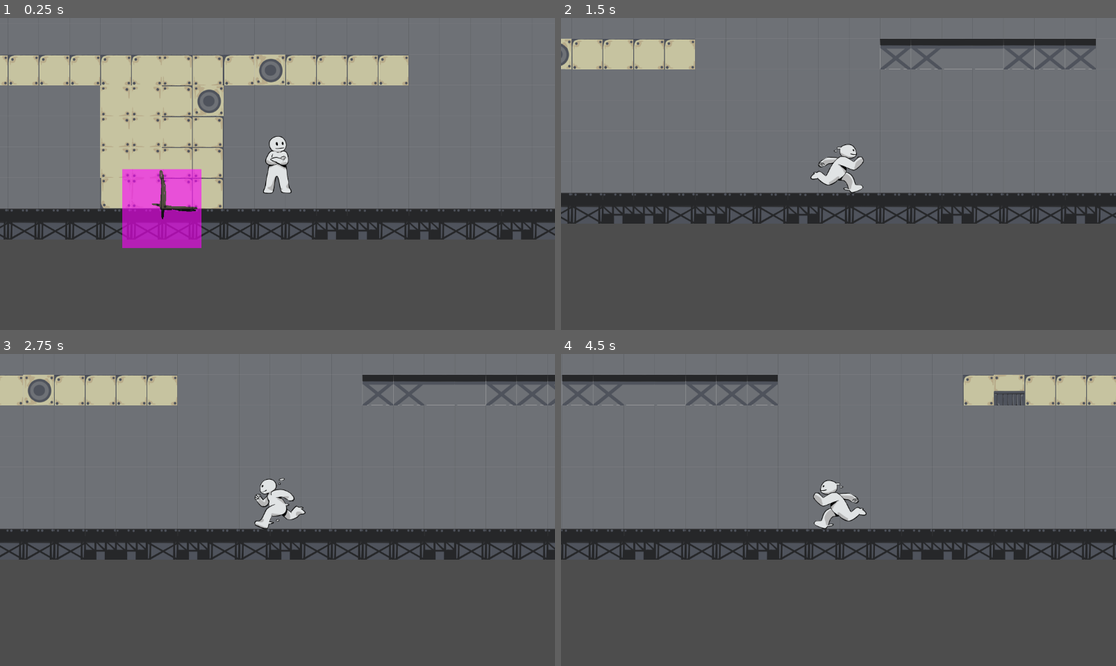
Above: before the commit, frames 1-4 (two rows, left to right).
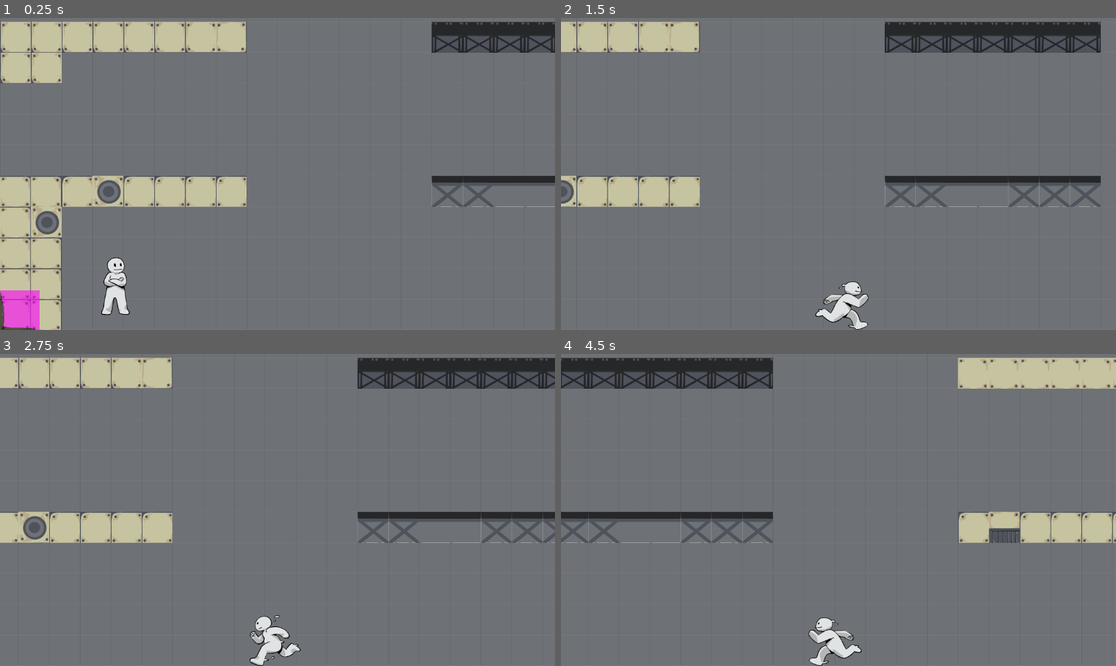
Above: after the commit, the same moments.

Repository: ZBC95/GMTK-2025-zoes-repository
Game: Godot game, scene res://game.tscn
The game is run twice, just before and just after one commit, with the same random seed, the same clock (stepped at 60 frames per second) and the same inputs.
Inputs:
- Up to frame 1 (0.25 s): no input
- Up to frame 2 (1.5 s): hold D (Right) from 0.53 s (still down); tap W (Jump) at 0.77 s
- Up to frame 3 (2.75 s): tap W (Jump) at 1.52 s; release D (Right) at 2.03 s; hold A (Left) from 2.03 s (still down)
- Up to frame 4 (4.5 s): release A (Left) at 2.78 s; hold D (Right) 2.78-4.28 s; tap W (Jump) at 3.02, 3.77 s; hold A (Left) from 4.28 s (still down)

The runs differ from the first frame. In frame 1, 63% of the frame differs, in the area x 0-100%, y 1-100%; in frame 2, 54%; in frame 3, 55%; in frame 4, 54%.

Commit message:
update camera atempt 2

Diff:
--- /dev/null
+++ b/camera_2d.gd
@@ -0,0 +1,27 @@
+extends Camera2D
+
+@onready var player = get_node("../Player")
+@onready var loop = get_node("../Level/Looping_Componenet")
+
+func _ready() -> void:
+	SignalBus.player_looped.connect(_on_player_looped)
+	limit_left = loop.bl_x*64
+	position_camera()
+
+
+
+func _physics_process(delta: float) -> void:
+	position_camera()
+
+
+func _on_player_looped(movement_data):
+	limit_left = -1000000
+
+func position_camera():
+	if get_viewport_rect().size.y < loop.bl_y*64 - loop.tl_y*64:
+		limit_top = loop.tl_y*64
+		limit_bottom = loop.bl_y*64
+		position = player.position
+	else:
+		position.y = (loop.bl_y*64 + loop.tl_y*64)/2
+		position.x = player.position.x
--- /dev/null
+++ b/camera_2d.tscn
@@ -0,0 +1,6 @@
+[gd_scene load_steps=2 format=3 uid="uid://bry0e14a7otyd"]
+
+[ext_resource type="Script" uid="uid://cah817d20uhe3" path="res://camera_2d.gd" id="1_u0e42"]
+
+[node name="Camera2D" type="Camera2D"]
+script = ExtResource("1_u0e42")
--- a/game.tscn
+++ b/game.tscn
@@ -1,13 +1,16 @@
-[gd_scene load_steps=5 format=3 uid="uid://8pymn4gk7tou"]
+[gd_scene load_steps=6 format=3 uid="uid://8pymn4gk7tou"]
 
 [ext_resource type="Script" uid="uid://bi6xqguwa44s" path="res://game.gd" id="1_feb5d"]
 [ext_resource type="PackedScene" uid="uid://c26dkstg4cqe8" path="res://player_ghost.tscn" id="2_7jktm"]
 [ext_resource type="PackedScene" uid="uid://pec1kaegnjpg" path="res://player.tscn" id="2_fc0e3"]
+[ext_resource type="PackedScene" uid="uid://bry0e14a7otyd" path="res://camera_2d.tscn" id="3_7jktm"]
 [ext_resource type="PackedScene" uid="uid://0jpia1sq2nxd" path="res://level_dev1.tscn" id="4_fc0e3"]
 
 [node name="Game" type="Node2D"]
 script = ExtResource("1_feb5d")
 ghost_scene = ExtResource("2_7jktm")
+
+[node name="Camera2D" parent="." instance=ExtResource("3_7jktm")]
 
 [node name="Player" parent="." instance=ExtResource("2_fc0e3")]
 position = Vector2(240, 390)
--- a/player.tscn
+++ b/player.tscn
@@ -171,5 +171,3 @@
 autoplay = "run"
 frame = 1
 frame_progress = 0.734312
-
-[node name="Camera2D" type="Camera2D" parent="."]
Not shown, added: camera_2d.gd.uid
